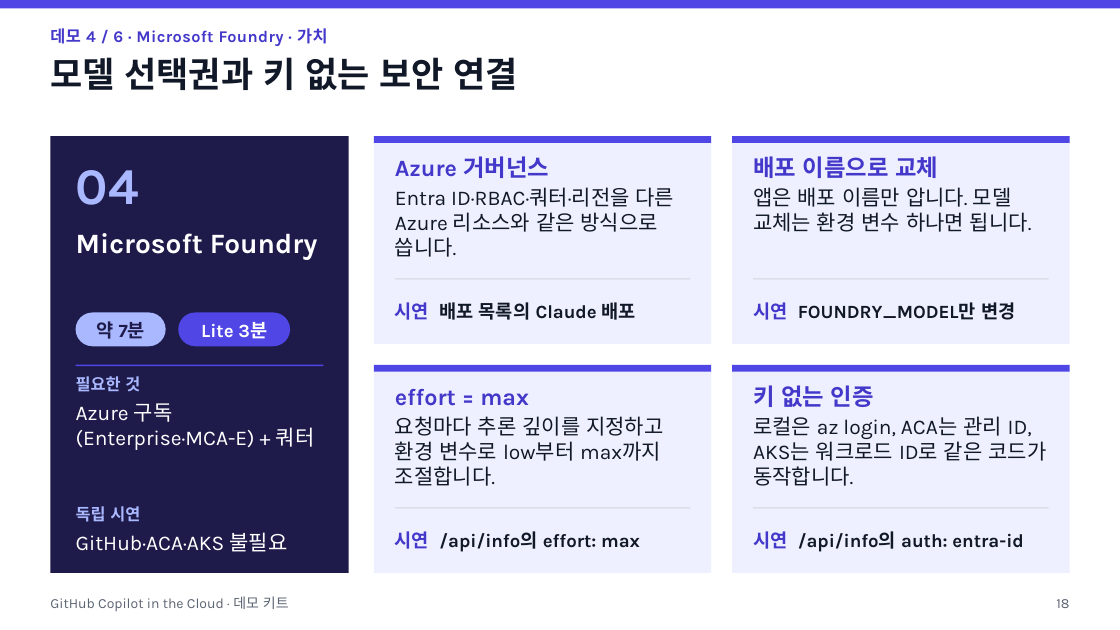
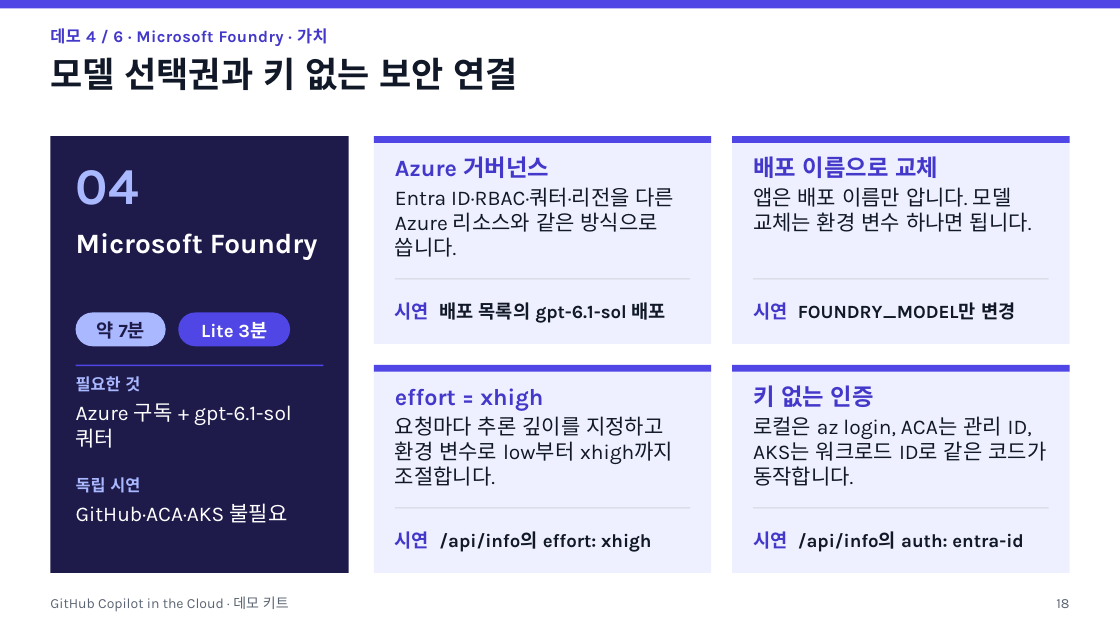
Before and after one commit to junwoojeong100/ghcp-in-the-cloud, a slide deck: slide 18 of slides/demo-presentation-ko.pptx. Drawn at 1120x630 pixels with LibreOffice and Linux fonts; fonts in the diff are those of the drawing. Boxes give left, top, right and bottom in pixels: in the first picture for what was removed or moved away, otherwise in the second. Text is boxed around its words. In the diff, an @@ line names an element or a change of style, - is before the commit and + after.

```diff
--- a/slides/demo-presentation-ko.pptx
+++ b/slides/demo-presentation-ko.pptx
@@ text at <box>395,302,666,323</box>: text changed @@
-시연 배포 목록의 Claude 배포
+시연 배포 목록의 gpt-6.1-sol 배포
@@ text at <box>395,388,673,486</box>: text changed @@
-effort = max
-요청마다 추론 깊이를 지정하고 환경 변수로 low부터 max까지 조절합니다.
+effort = xhigh
+요청마다 추론 깊이를 지정하고 환경 변수로 low부터 xhigh까지 조절합니다.
@@ text at <box>76,403,292,448</box>: text changed @@
-Azure 구독(Enterprise·MCA-E) + 쿼터
+Azure 구독 + gpt-6.1-sol 쿼터
@@ text "독립 시연": place and size @@
-text "독립 시연" at <box>76,506,140,522</box>
+text "독립 시연" at <box>76,477,140,493</box>
@@ text "GitHub·ACA·AKS 불필요": place and size @@
-text "GitHub·ACA·AKS 불필요" at <box>76,532,287,552</box>
+text "GitHub·ACA·AKS 불필요" at <box>76,503,287,523</box>
@@ text at <box>395,531,651,552</box>: text changed @@
-시연 /api/info의 effort: max
+시연 /api/info의 effort: xhigh
```
Also in this commit, not shown: 9 other slides changed, 25 other files.
